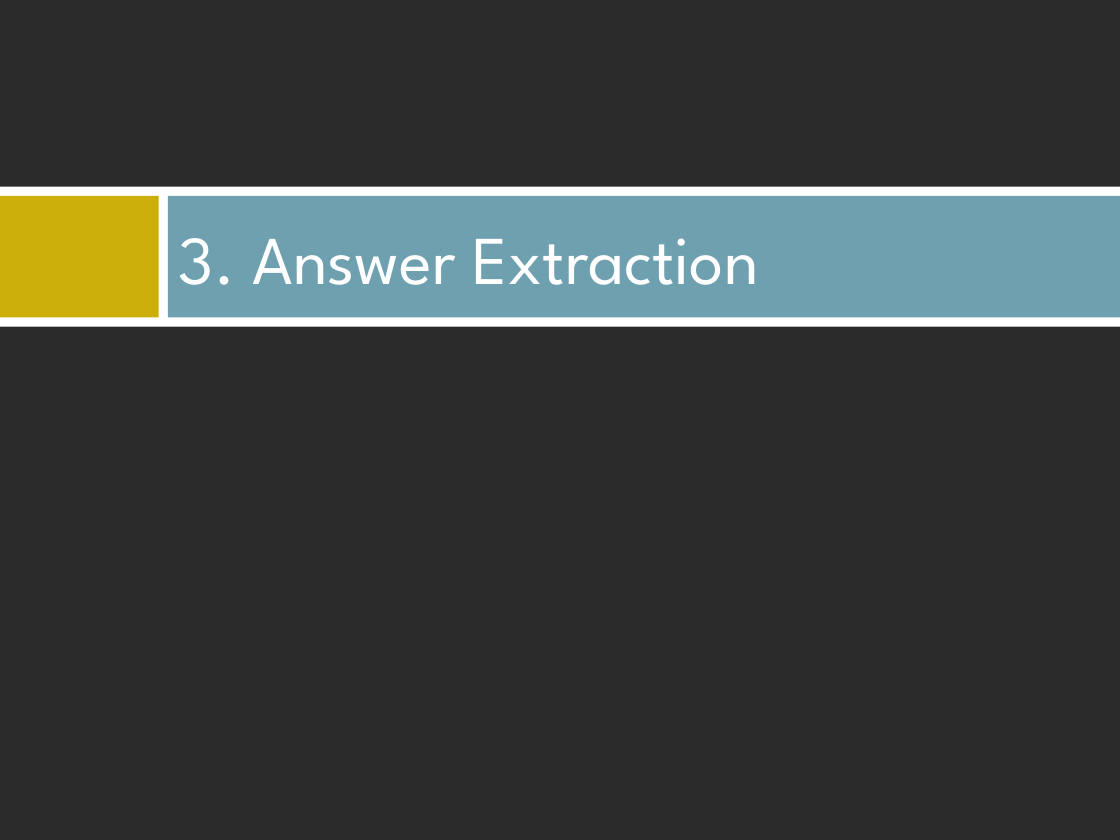
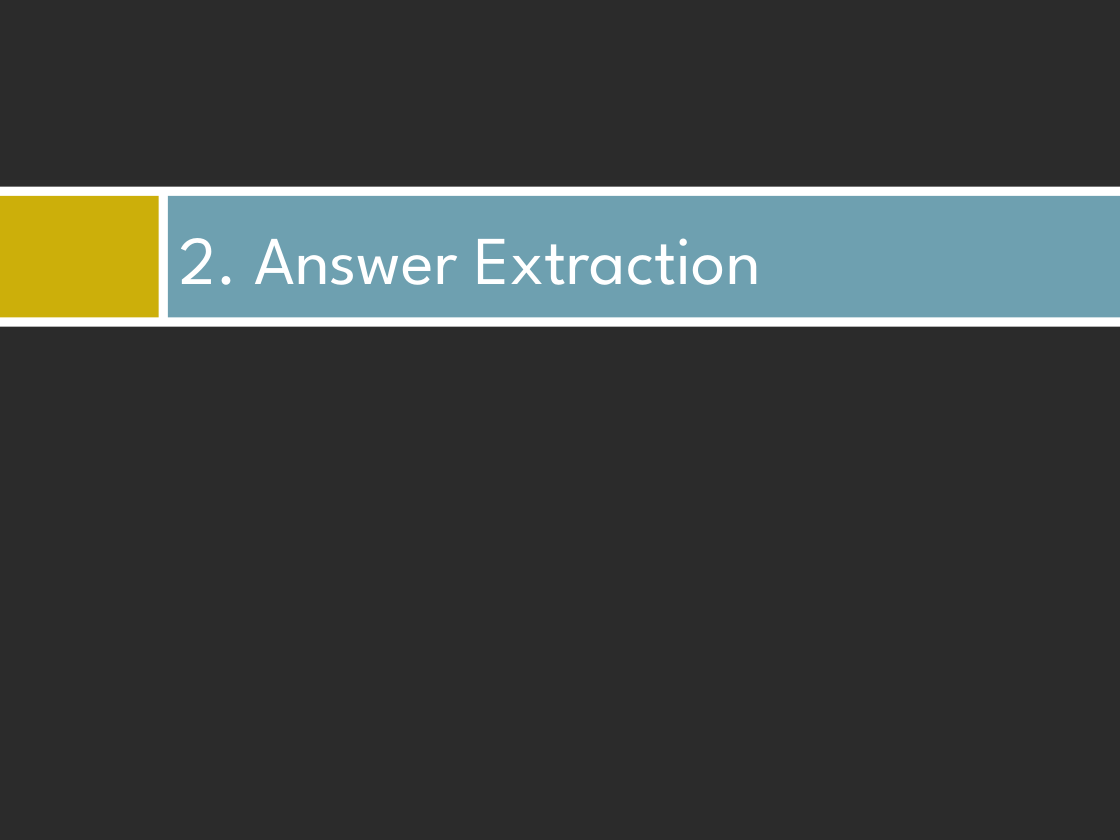
Before and after one commit to AndrewFM/NLPFinal, a slide deck: slide 8 of QA Presentation.ppt (slide 10 before the commit). Drawn at 1120x840 pixels with LibreOffice and Linux fonts; fonts in the diff are those of the drawing; background and template pictures are left out; a plain dark background stands for a picture behind light text. Boxes give left, top, right and bottom in pixels: in the first picture for what was removed or moved away, otherwise in the second. Text is boxed around its words. In the diff, an @@ line names an element or a change of style, - is before the commit and + after.

```diff
--- a/QA Presentation.ppt
+++ b/QA Presentation.ppt
@@ title at bbox=[179, 238, 761, 285]: text changed @@
-3. Answer Extraction
+2. Answer Extraction
```
Also in this commit, not shown: 2 other slides changed, 13 slides added, 2 slides removed, 4 other files.
